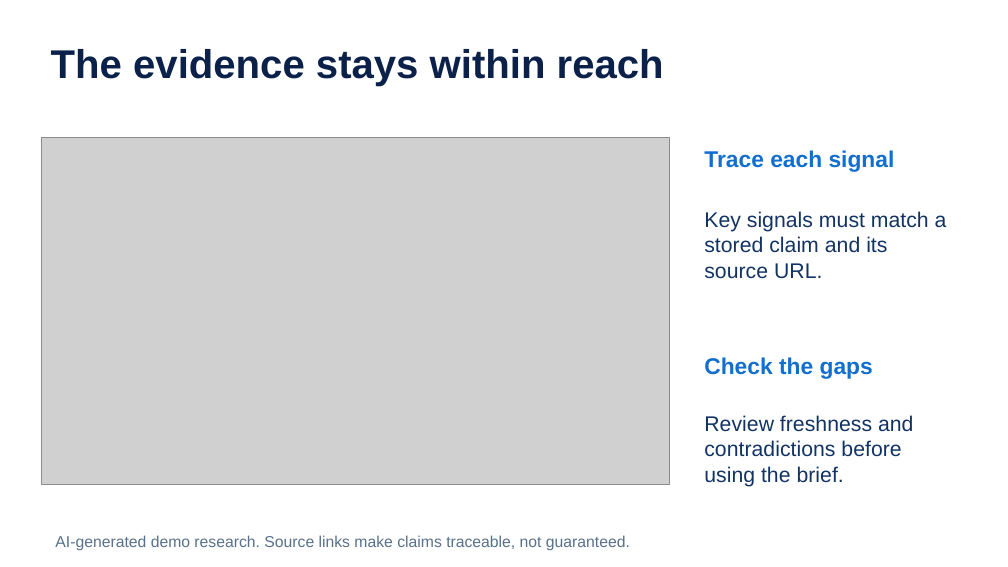
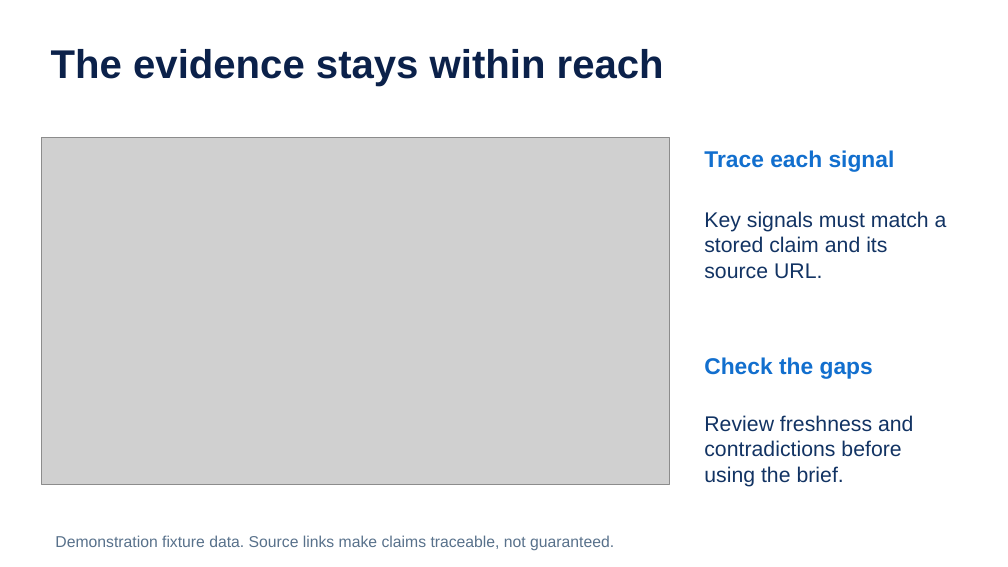
Before and after one commit to afnanahmadtariq/lead-trace, a slide deck: slide 8 of presentation/Lead-Trace-pitch-enhanced.pptx (slide 7 before the commit). Drawn at 1008x567 pixels with LibreOffice and Linux fonts; fonts in the diff are those of the drawing; grey boxes stand for pictures. Boxes give left, top, right and bottom in pixels: in the first picture for what was removed or moved away, otherwise in the second. Text is boxed around its words. In the diff, an @@ line names an element or a change of style, - is before the commit and + after.

```diff
--- a/presentation/Lead-Trace-pitch-enhanced.pptx
+++ b/presentation/Lead-Trace-pitch-enhanced.pptx
@@ text at [55, 535, 614, 550]: text changed @@
-AI-generated demo research. Source links make claims traceable, not guaranteed.
+Demonstration fixture data. Source links make claims traceable, not guaranteed.
```
Also in this commit, not shown: 5 other slides changed, 3 slides added, 1 slide removed, 30 other files.
